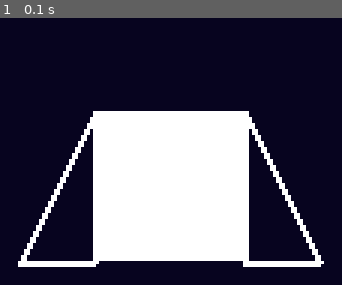
Above: before the commit, frame 1.
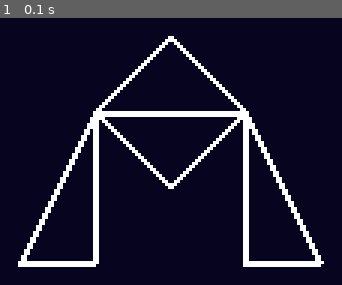
Above: after the commit, the same moment.

Repository: gnikkoch96/pygame-projects
Game: pygame game, started from test_game/shootemup_game/main.py
Same seed, same stepped clock (60 frames per second), same inputs: the game is played once before the commit and once after it.
Inputs:
- Up to frame 1 (0.1 s): no input

The runs differ from the first frame. In frame 1, 23% of the frame differs, in the area x 28-72%, y 6-92%.

Commit message:
feat: updated ship body

Diff:
--- a/test_game/shootemup_game/entities/player.py
+++ b/test_game/shootemup_game/entities/player.py
@@ -17,8 +17,6 @@
         pass
 
     def render(self, screen: pygame.Surface):
-        pygame.draw.rect(screen, self.color, self.rect)
-
         # left wing
         pygame.draw.polygon(screen,
                             self.color,
@@ -37,3 +35,22 @@
                                 (self.x + self.width, self.y + self.height)
                             ],
                             width=2)
+
+        # body
+        pygame.draw.polygon(screen,
+                    self.color,
+                    [
+                        (self.x, self.y),
+                        (self.x + self.width, self.y),
+                        (self.x + self.width // 2, self.y + 25)
+                    ],
+                    width=2)
+
+        pygame.draw.polygon(screen,
+            self.color,
+            [
+                (self.x, self.y),
+                (self.x + self.width, self.y),
+                (self.x + self.width // 2, self.y - 25)
+            ],
+            width=2)
